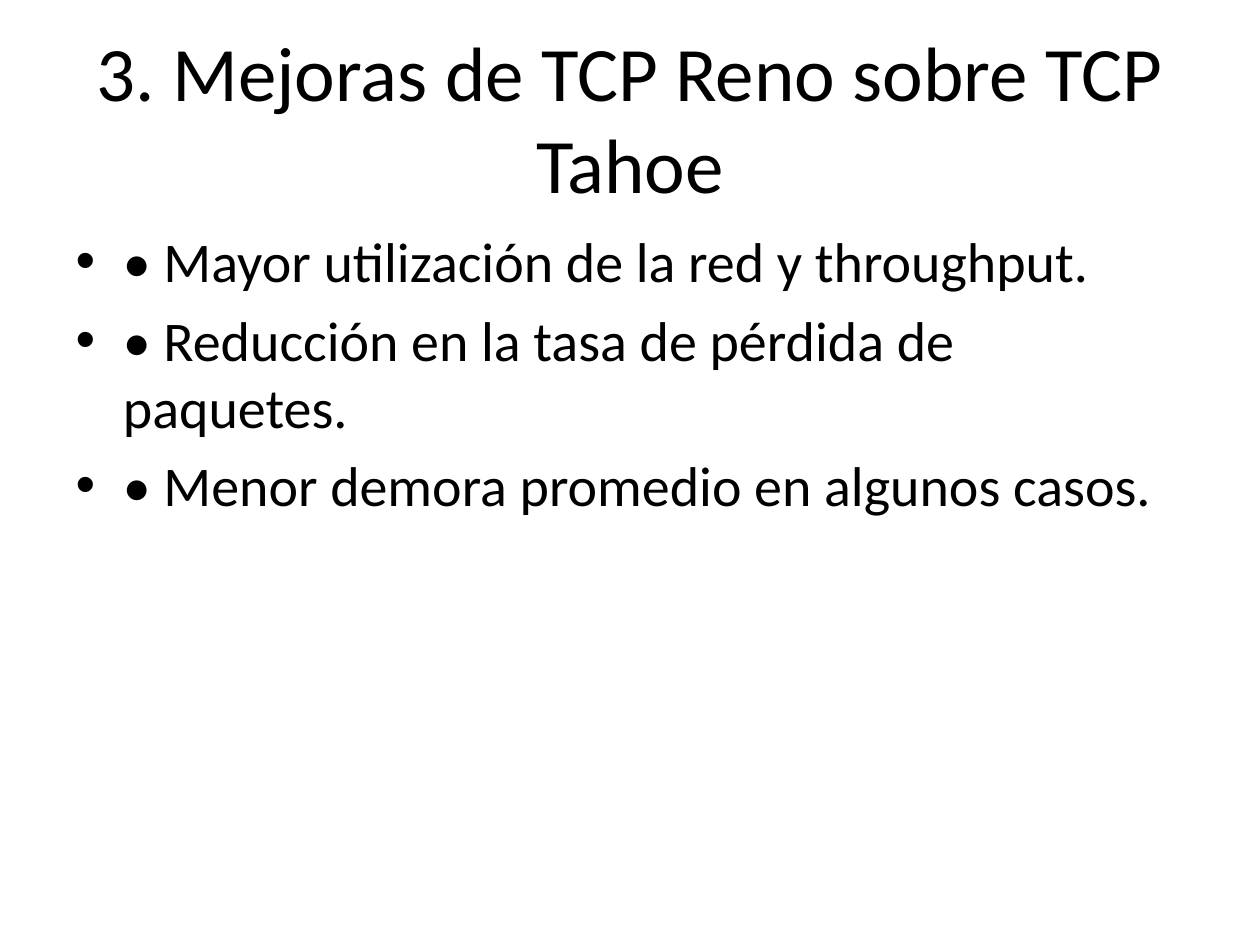
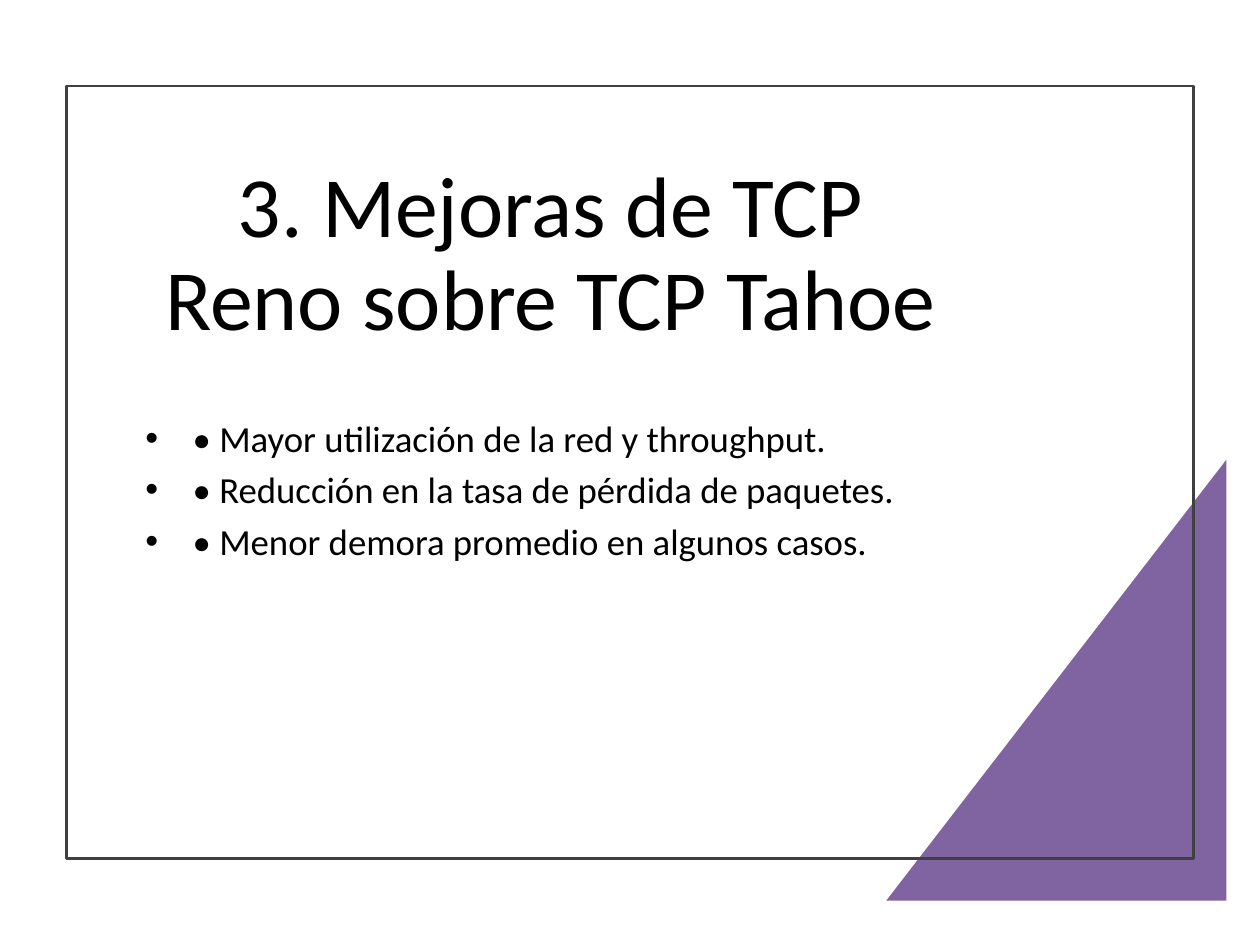
Before and after one commit to jbcgames/Seguimiento_Redes, a slide deck: slide 4 of Analisis_Algoritmos_TCP.pptx. Drawn at 1260x945 pixels with LibreOffice and Linux fonts; fonts in the diff are those of the drawing. Boxes give left, top, right and bottom in pixels: in the first picture for what was removed or moved away, otherwise in the second. Text is boxed around its words. In the diff, an @@ line names an element or a change of style, - is before the commit and + after.

```diff
--- a/Analisis_Algoritmos_TCP.pptx
+++ b/Analisis_Algoritmos_TCP.pptx
@@ rectangle added at (x1=67, y1=86, x2=1193, y2=858), outline #404040 1.5 pt @@
@@ title "3. Mejoras de TCP Reno ..." moved from (x1=97, y1=47, x2=1162, y2=194) to (x1=165, y1=177, x2=935, y2=331) @@
@@ title "3. Mejoras de TCP Reno ..." at (x1=165, y1=177, x2=935, y2=331): size 44 to 49 pt; line spacing 1 to 0.9 @@
@@ text "• Mayor utilización de la ..." moved from (x1=123, y1=243, x2=1150, y2=516) to (x1=219, y1=426, x2=893, y2=562) @@
@@ text "• Mayor utilización de la ..." at (x1=219, y1=426, x2=893, y2=562): size 32 to 21 pt; less space between paragraphs @@
@@ right triangle added at (x1=886, y1=460, x2=1226, y2=901), fill #8064A2 @@
```
Also in this commit, not shown: 6 other slides changed.
